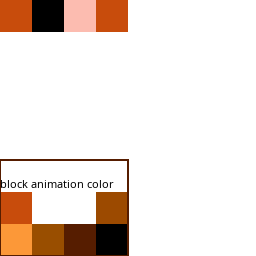
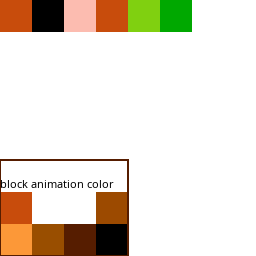
Two versions of the same layered image (256px x 256px). Layer-by-layer changes:
painted on "Fondo" over [128, 0, 192, 32]
